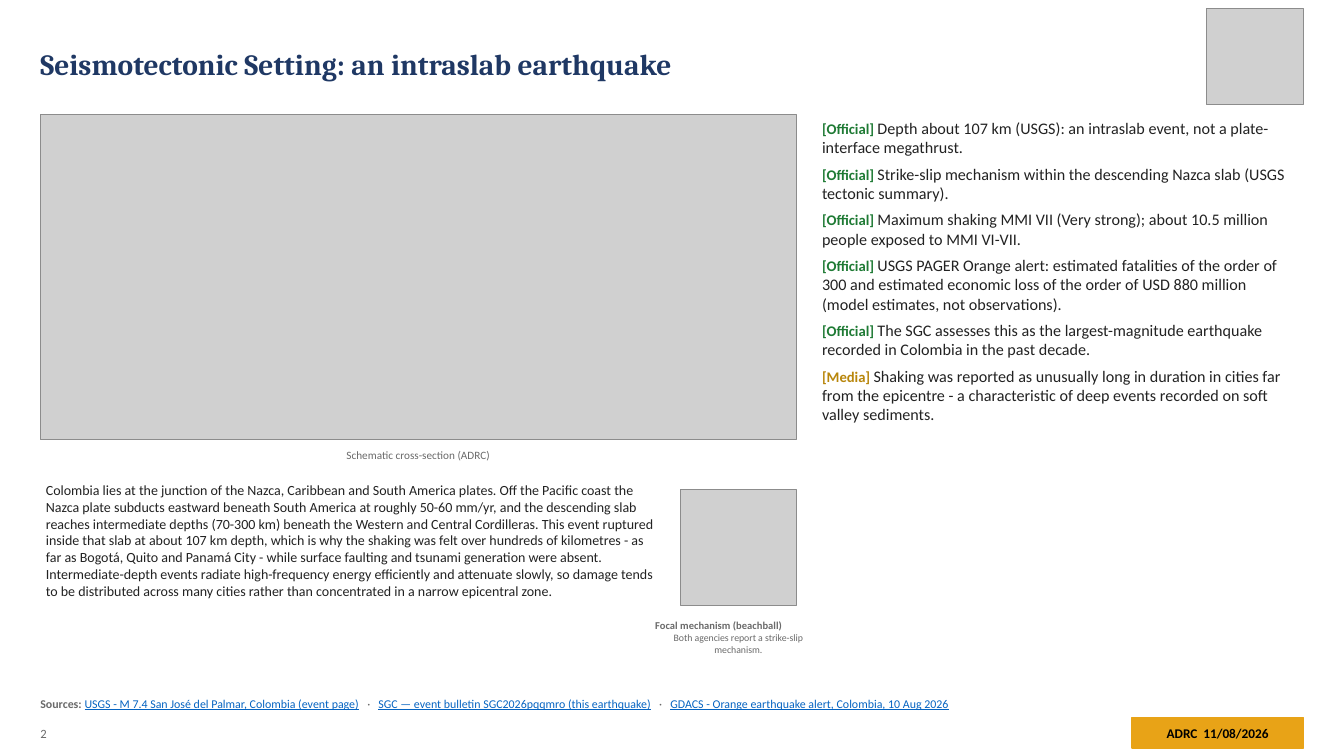
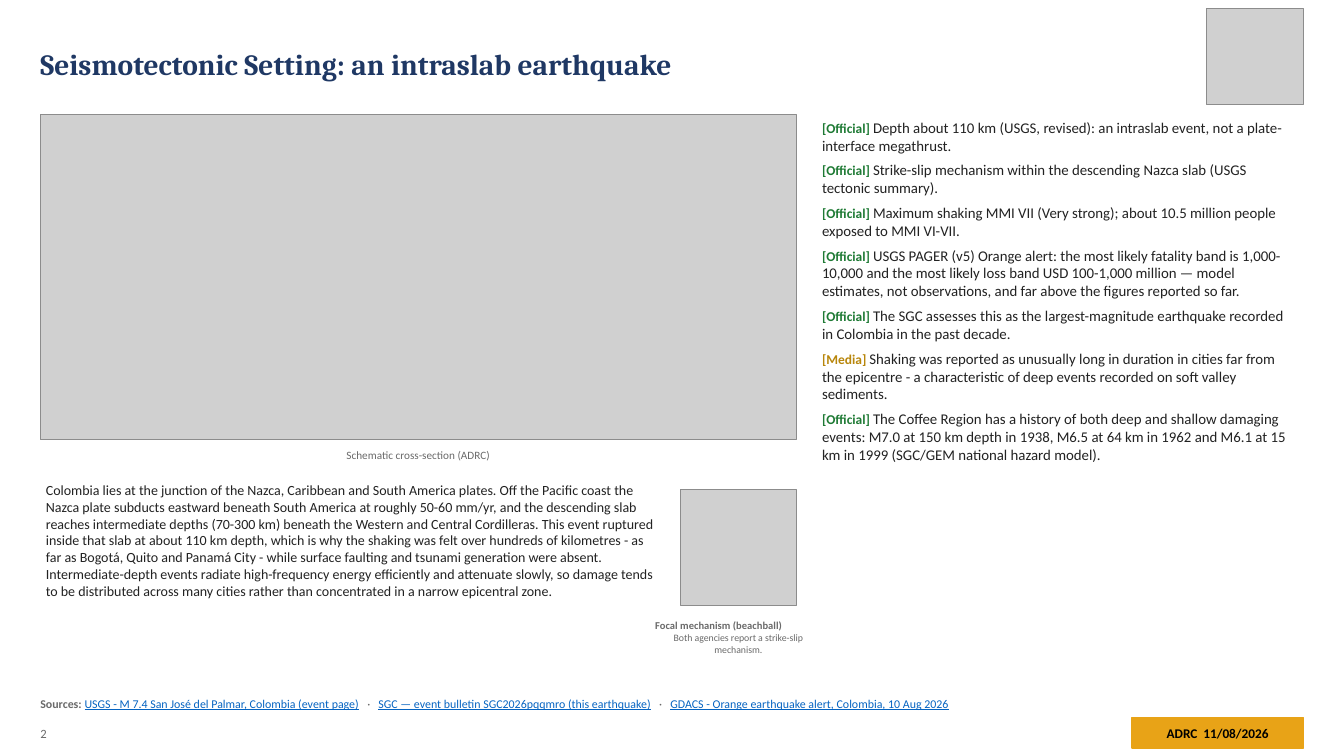
Before and after one commit to kochobi-max/whatsmap, a slide deck: slide 2 of reports/colombia_eq_20260810/output/ADRC_EQ_COL_Choco_20260810_EN.pptx. Drawn at 1344x756 pixels with LibreOffice and Linux fonts; fonts in the diff are those of the drawing; grey boxes stand for pictures. Boxes give left, top, right and bottom in pixels: in the first picture for what was removed or moved away, otherwise in the second. Text is boxed around its words. In the diff, an @@ line names an element or a change of style, - is before the commit and + after.

```diff
--- a/reports/colombia_eq_20260810/output/ADRC_EQ_COL_Choco_20260810_EN.pptx
+++ b/reports/colombia_eq_20260810/output/ADRC_EQ_COL_Choco_20260810_EN.pptx
@@ text at <box>822,122,1282,154</box>: text changed; size 11.5 to 10.6 pt @@
-• [Official] Depth about 107 km (USGS): an intraslab event, not a plate-interface megathrust.
+• [Official] Depth about 110 km (USGS, revised): an intraslab event, not a plate-interface megathrust.
@@ text at <box>822,164,1283,399</box>: size 10.5 to 9.6 pt in "[Official]", "[Official]", "[Official]", "[Media]"; size 11.5 to 10.6 pt in "Strike-slip mechanism within the descending Nazca slab ...", "Maximum shaking MMI VII (Very strong); about ...", "The SGC assesses this as the largest-magnitude ...", "Shaking was reported as unusually long in ..." @@
@@ text at <box>822,250,1280,299</box>: text changed; size 11.5 to 10.6 pt @@
-• [Official] USGS PAGER Orange alert: estimated fatalities of the order of 300 and estimated economic loss of the order of USD 880 million (model estimates, not observations).
+• [Official] USGS PAGER (v5) Orange alert: the most likely fatality band is 1,000-10,000 and the most likely loss band USD 100-1,000 million — model estimates, not observations, and far above the figures reported so far.
@@ text at <box>822,413,1286,462</box>: paragraph added @@
+• [Official] The Coffee Region has a history of both deep and shallow damaging events: M7.0 at 150 km depth in 1938, M6.5 at 64 km in 1962 and M6.1 at 15 km in 1999 (SGC/GEM national hazard model).
@@ text at <box>46,485,653,599</box>: text changed @@
-Colombia lies at the junction of the Nazca, Caribbean and South America plates. Off the Pacific coast the Nazca plate subducts eastward beneath South America at roughly 50-60 mm/yr, and the descending slab reaches intermediate depths (70-300 km) beneath the Western and Central Cordilleras. This event ruptured inside that slab at about 107 km depth, which is why the shaking was felt over hundreds of kilometres - as far as Bogotá, Quito and Panamá City - while surface faulting and tsunami generation were absent. Intermediate-depth events radiate high-frequency energy efficiently and attenuate slowly, so damage tends to be distributed across many cities rather than concentrated in a narrow epicentral zone.
+Colombia lies at the junction of the Nazca, Caribbean and South America plates. Off the Pacific coast the Nazca plate subducts eastward beneath South America at roughly 50-60 mm/yr, and the descending slab reaches intermediate depths (70-300 km) beneath the Western and Central Cordilleras. This event ruptured inside that slab at about 110 km depth, which is why the shaking was felt over hundreds of kilometres - as far as Bogotá, Quito and Panamá City - while surface faulting and tsunami generation were absent. Intermediate-depth events radiate high-frequency energy efficiently and attenuate slowly, so damage tends to be distributed across many cities rather than concentrated in a narrow epicentral zone.
```
Also in this commit, not shown: 23 other slides changed, 2 slides added, 39 other files.
